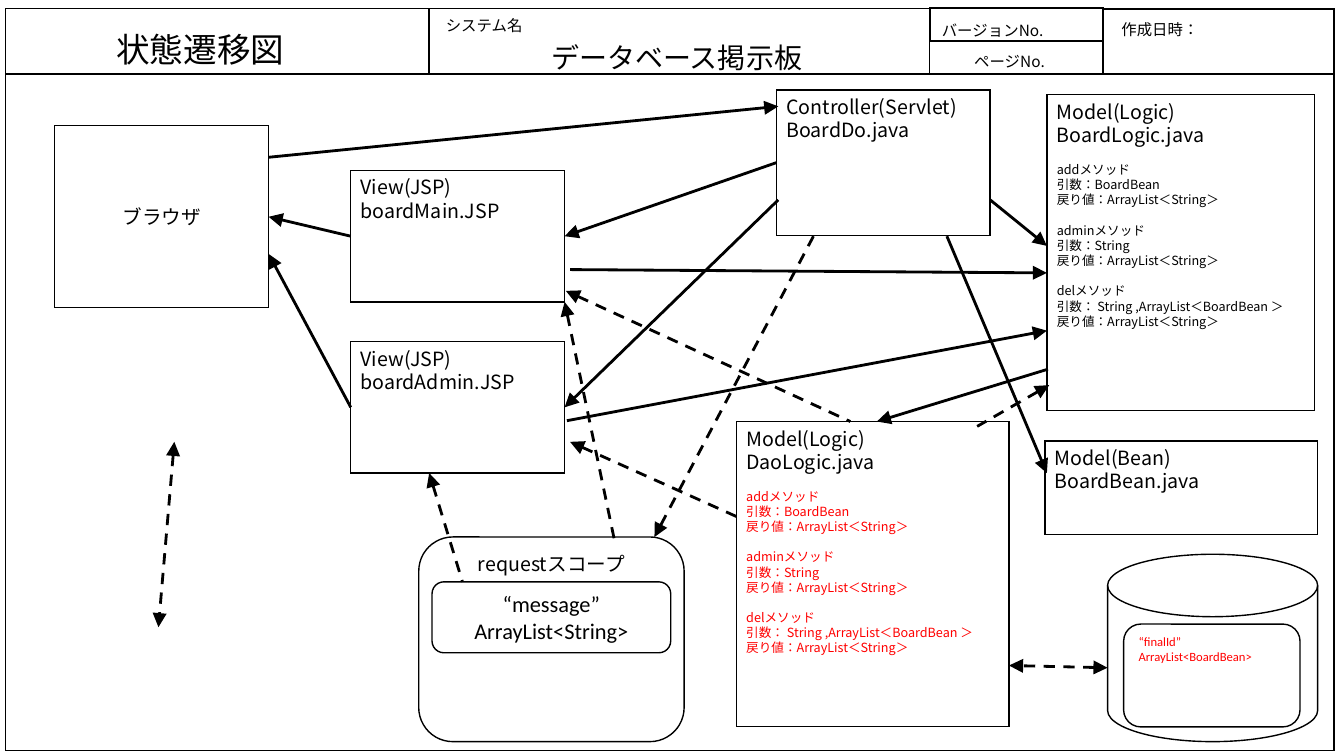
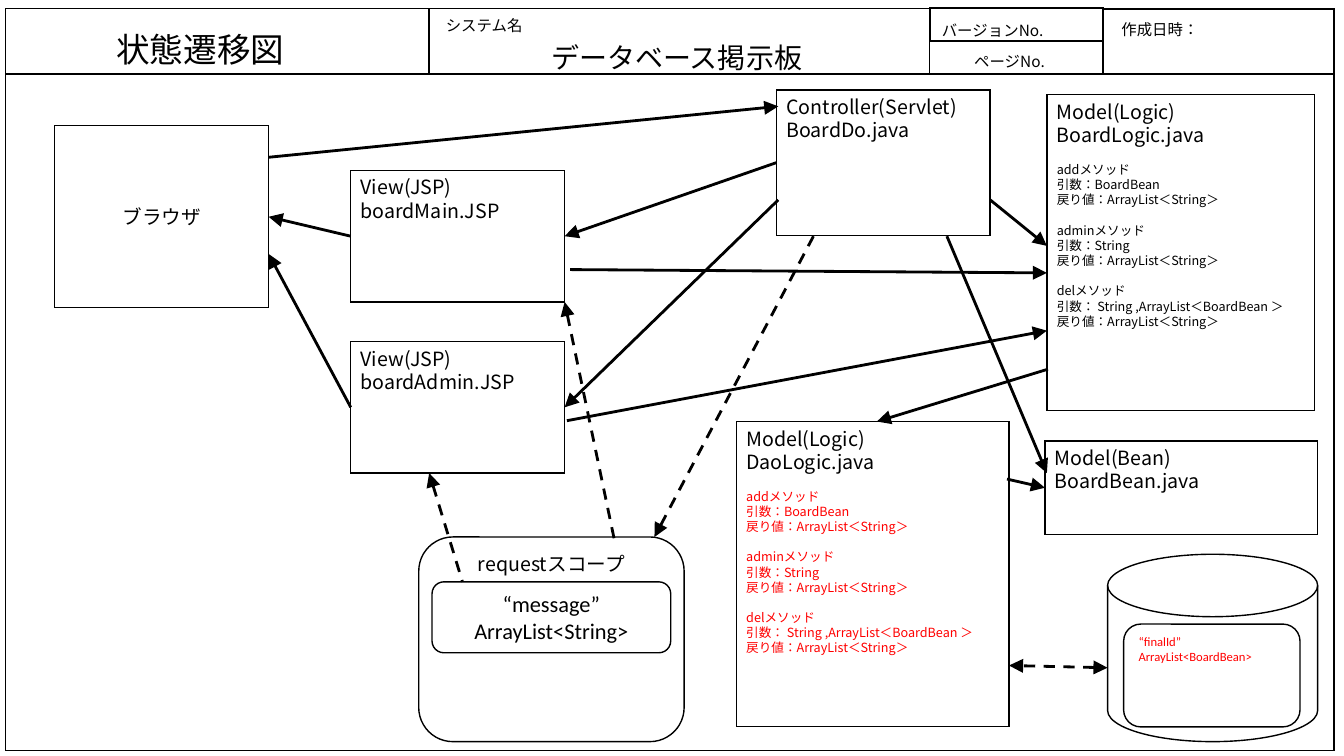
Before and after one commit to java201710/java, a slide deck: slide 2 of データベース掲示板/状態遷移図_DB.pptx. Drawn at 1344x756 pixels with LibreOffice and Linux fonts; fonts in the diff are those of the drawing. Boxes give left, top, right and bottom in pixels: in the first picture for what was removed or moved away, otherwise in the second. Text is boxed around its words. In the diff, an @@ line names an element or a change of style, - is before the commit and + after.

```diff
--- a/データベース掲示板/状態遷移図_DB.pptx
+++ b/データベース掲示板/状態遷移図_DB.pptx
@@ arrow removed from (851, 421) to (566, 291) @@
@@ arrow removed from (977, 426) to (1050, 385) @@
@@ double arrow removed from (174, 442) to (158, 627) @@
@@ arrow removed from (739, 517) to (571, 442) @@
@@ arrow added from (1007, 479) to (1046, 488), #000000 2 pt @@
```
Also in this commit, not shown: 1 other file.
